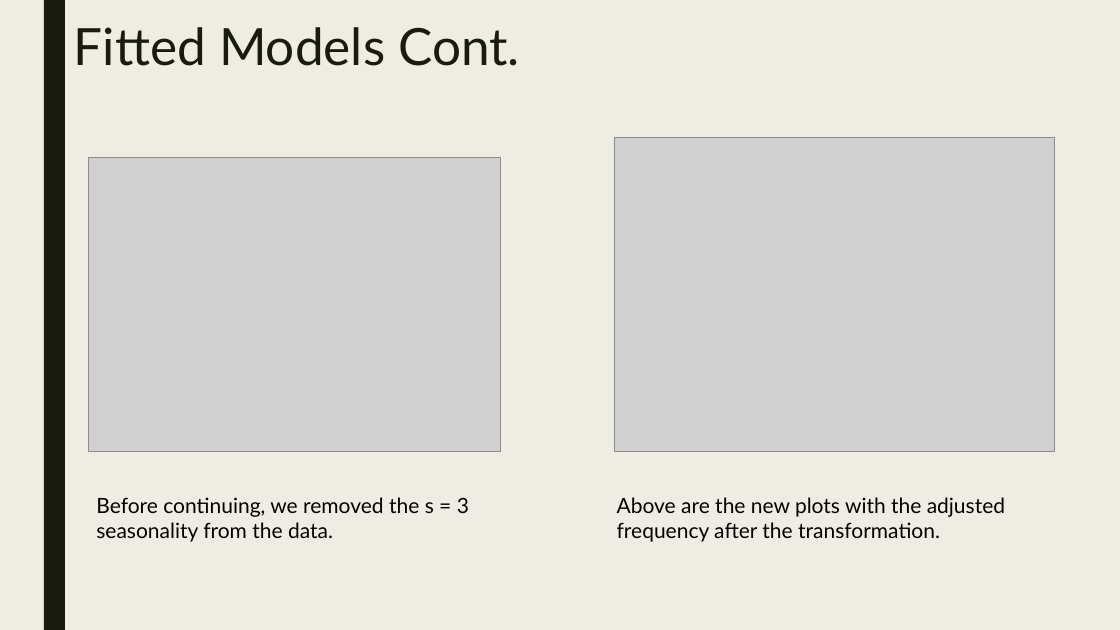
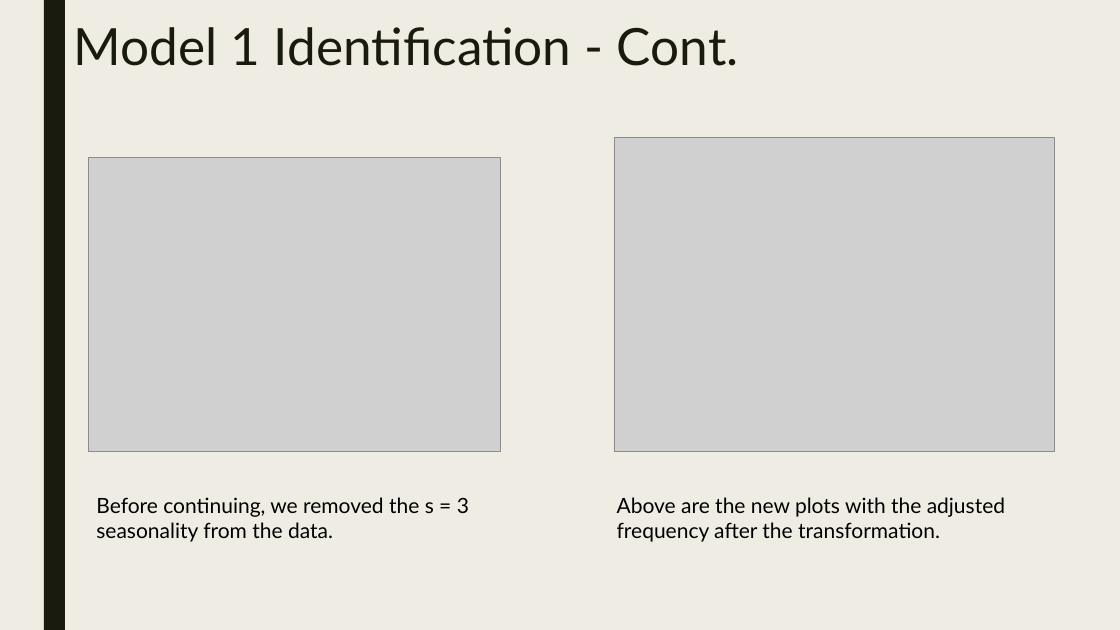
Before and after one commit to maxmoro/TimeSeriesProject, a slide deck: slide 4 of Attrition Analysis Part 2.pptx. Drawn at 1120x630 pixels with LibreOffice and Linux fonts; fonts in the diff are those of the drawing; grey boxes stand for pictures. Boxes give left, top, right and bottom in pixels: in the first picture for what was removed or moved away, otherwise in the second. Text is boxed around its words. In the diff, an @@ line names an element or a change of style, - is before the commit and + after.

```diff
--- a/Attrition Analysis Part 2.pptx
+++ b/Attrition Analysis Part 2.pptx
@@ title at [74, 27, 739, 66]: text changed @@
-Fitted Models Cont.
+Model 1 Identification - Cont.
```
Also in this commit, not shown: 15 other slides changed, 2 other files.
